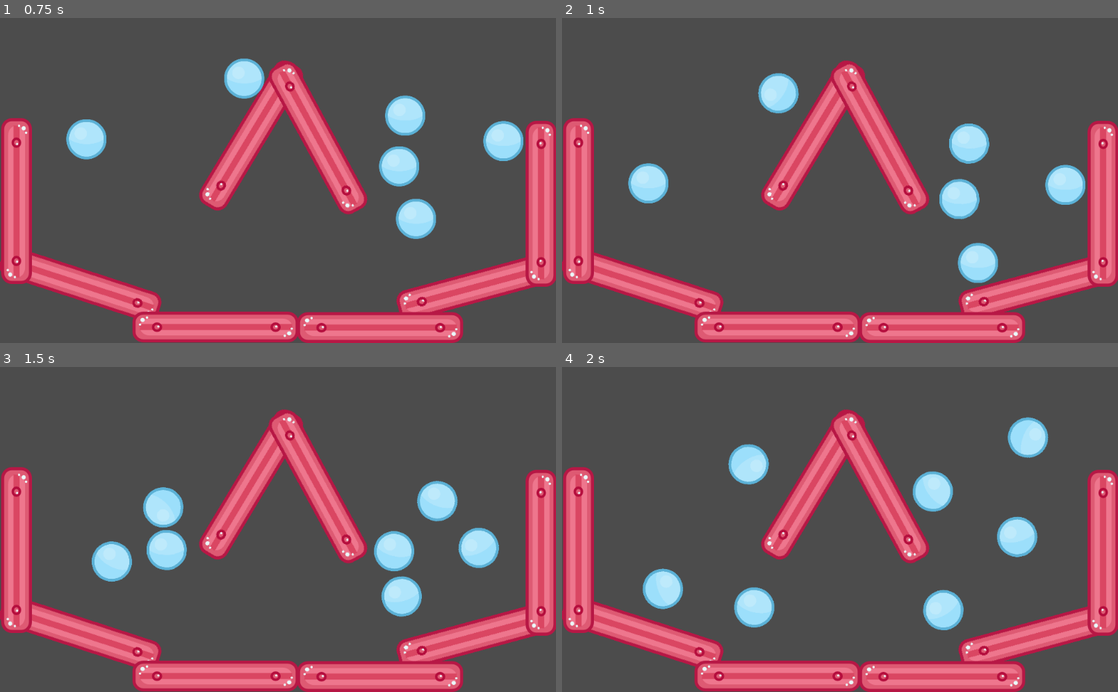
Above: before the commit, frames 1-4 (two rows, left to right).
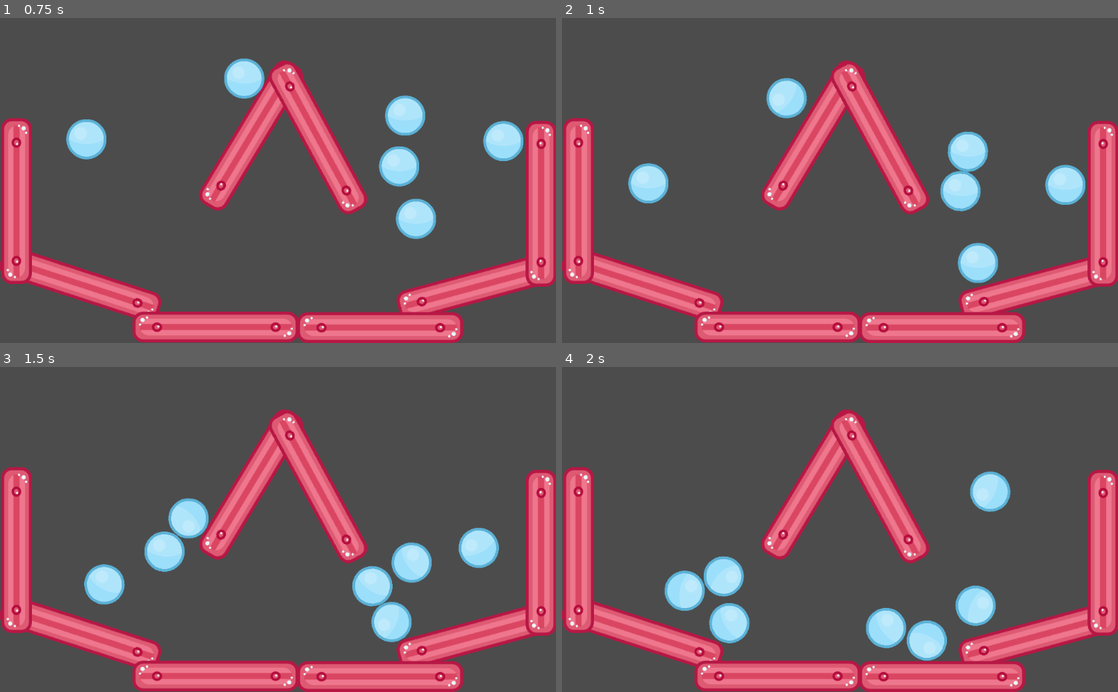
Above: after the commit, the same moments.

Repository: webchick/godot-tutorial
Game: Godot game, scene res://Main.tscn
Two runs of this game, one before a commit and one after it. Both use one fixed random seed, a clock stepped at 60 frames per second and the inputs below.
Inputs (mouse positions are in pixels of both pictures, inside the frame that each line leads up to):
- Up to frame 1 (0.75 s): move the mouse to (400, 164) at 0.52 s; press the mouse at (400, 164) at 0.53 s
- Up to frame 2 (1 s): no input
- Up to frame 3 (1.5 s): move the mouse to (166, 545) at 1.27 s; release the mouse at (166, 545) at 1.28 s; click (166, 545) at 1.35 s
- Up to frame 4 (2 s): no input

Frame 1 is identical in both runs. In frame 2, 1.7% of the frame differs, in the area x 35-77%, y 16-62%; in frame 3, 6.1%; in frame 4, 9.4%, in the area x 14-88%, y 15-91%.

Commit message:
Only one ball bounces now.

Diff:
--- a/Ball.tscn
+++ b/Ball.tscn
@@ -3,7 +3,6 @@
 [ext_resource path="res://assets/ballBlue_10.png" type="Texture" id=1]
 
 [sub_resource type="PhysicsMaterial" id=1]
-bounce = 1.0
 
 [sub_resource type="CircleShape2D" id=2]
 radius = 37.1452
--- a/Main.tscn
+++ b/Main.tscn
@@ -31,6 +31,9 @@
 
 [sub_resource type="PhysicsMaterial" id=9]
 bounce = 0.5
+
+[sub_resource type="PhysicsMaterial" id=10]
+bounce = 1.0
 
 [node name="Main" type="Node"]
 script = ExtResource( 1 )
@@ -170,3 +173,4 @@
 
 [node name="Ball5" parent="." instance=ExtResource( 2 )]
 position = Vector2( 927.126, 121.744 )
+physics_material_override = SubResource( 10 )
Not shown: 1 places in Main.tscn that only renumber resources
